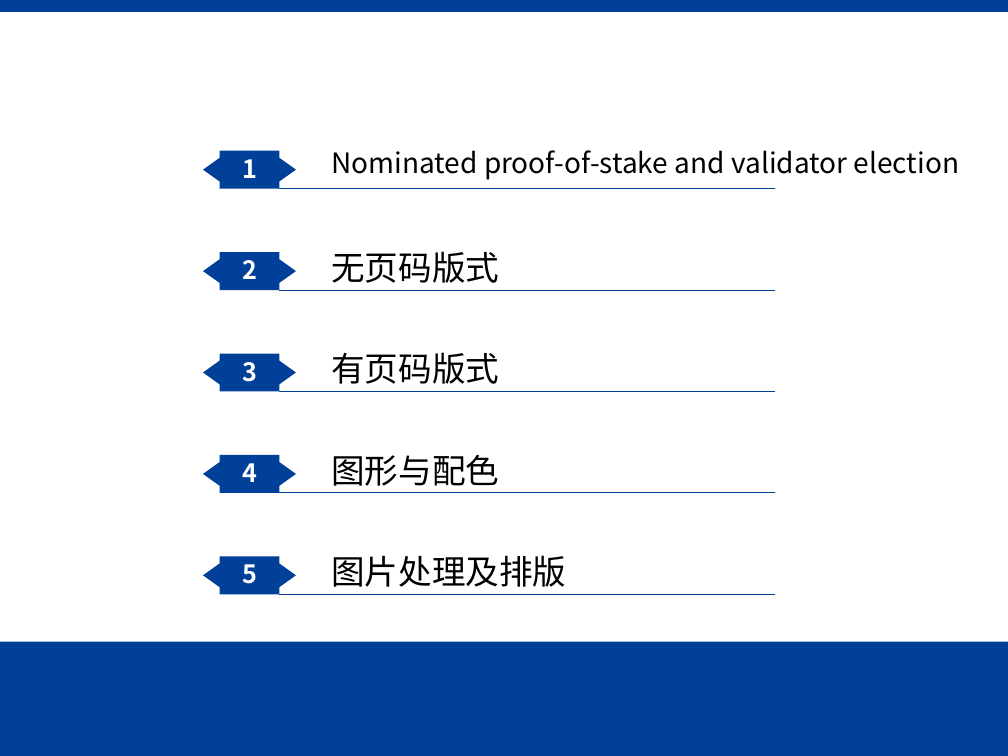
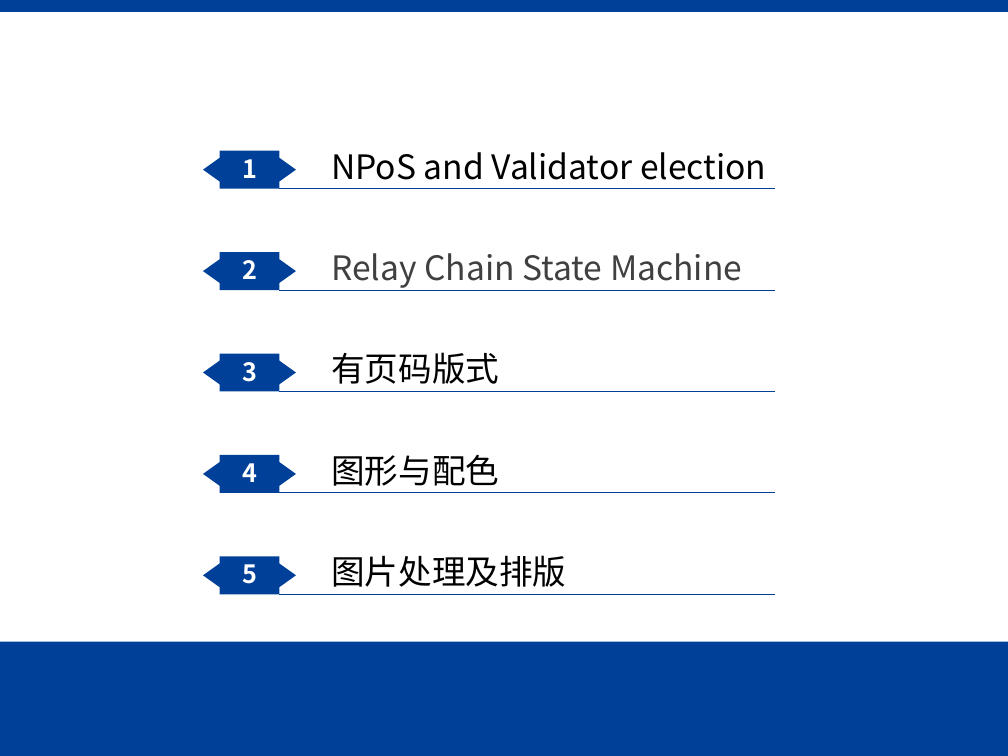
Before and after one commit to Voidkai/Polkadot, a slide deck: slide 2 of Polkadot-PPT.pptx. Drawn at 1008x756 pixels with LibreOffice and Linux fonts; fonts in the diff are those of the drawing; background and template pictures are left out. Boxes give left, top, right and bottom in pixels: in the first picture for what was removed or moved away, otherwise in the second. Text is boxed around its words. In the diff, an @@ line names an element or a change of style, - is before the commit and + after.

```diff
--- a/Polkadot-PPT.pptx
+++ b/Polkadot-PPT.pptx
@@ text at [331,152,766,180]: text changed; size 20 to 24 pt @@
-Nominated proof-of-stake and validator election
+NPoS and Validator election
@@ text at [331,253,742,288]: text changed; text colour #000000 to #404040 @@
-无页码版式
+Relay Chain State Machine
```
Also in this commit, not shown: 8 other slides changed, 4 slides added, 3 other files.
